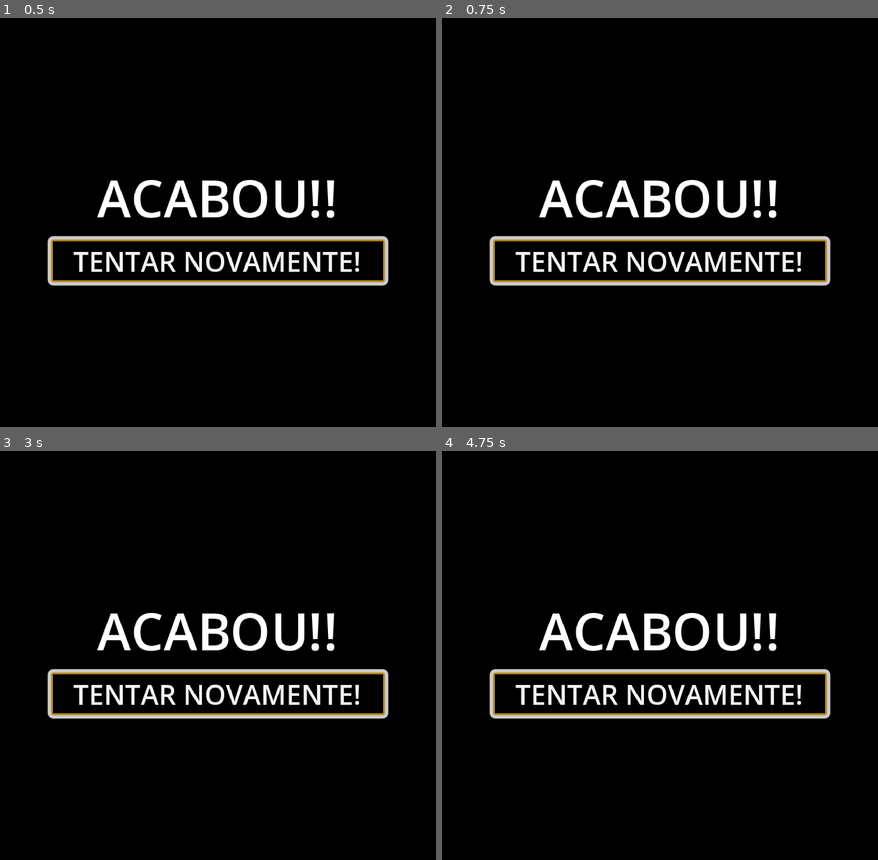
Above: before the commit, frames 1-4 (two rows, left to right).
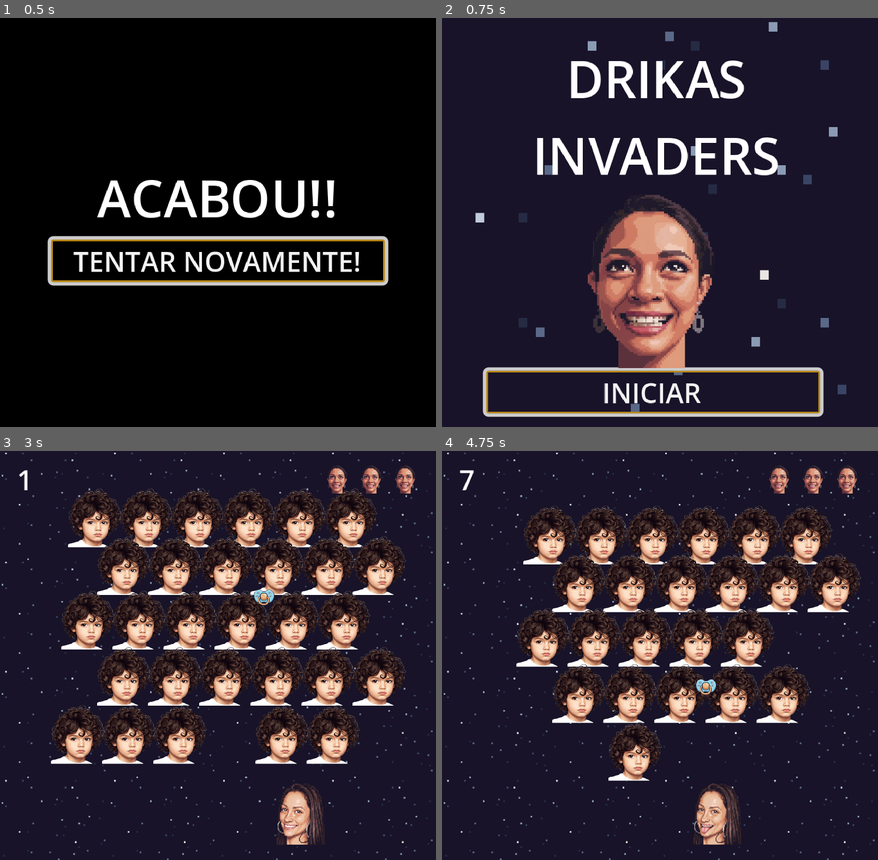
Above: after the commit, the same moments.

Repository: hileydson/Drikas-Invaders
Game: Godot game, scene res://ui/game_over/game_over.tscn
The game is run twice, just before and just after one commit, with the same random seed, the same clock (stepped at 60 frames per second) and the same inputs. This scene is started directly instead of the project's main scene.
Inputs:
- Up to frame 1 (0.5 s): no input
- Up to frame 2 (0.75 s): click "TENTAR NOVAMENTE!" at 0.5 s
- Up to frame 3 (3 s): click "TENTAR NOVAMENTE!" (after the commit: "INICIAR") at 1.25 s; click "TENTAR NOVAMENTE!" (after the commit: "INICIAR") at 2 s; tap Enter (ui_accept) at 2.75, 2.85 s; hold Right (ui_right) from 2.78 s (still down)
- Up to frame 4 (4.75 s): tap Enter (ui_accept) at 3.02, 3.32, 3.6, 3.77, 4.07, 4.35 s; release Right (ui_right) at 3.53 s; hold Left (ui_left) 3.53-4.28 s; hold Right (ui_right) from 4.28 s (still down)

Frame 1 is identical in both runs. In frame 2, 100% of the frame differs, in the area x 0-100%, y 0-100%; in frame 3, 97%; in frame 4, 98%.

Commit message:
Ajuste para loop e sons

Diff:
--- a/SpaceInvaders-Godot-main/core/globals.gd
+++ b/SpaceInvaders-Godot-main/core/globals.gd
@@ -10,3 +10,6 @@
 func change_lives(diff: int):
 	lives += diff
 	Events.lives_changed.emit(lives)
+func reset():
+	lives = 3
+	points = 0
--- a/SpaceInvaders-Godot-main/elements/enemy_bullet/enemy_bullet.gd
+++ b/SpaceInvaders-Godot-main/elements/enemy_bullet/enemy_bullet.gd
@@ -1,4 +1,5 @@
 extends CharacterBody2D
+@onready var drika_1: AudioStreamPlayer = $Drika1
 
 var speed = 30.0
 
@@ -7,9 +8,11 @@
 	if collision:
 		var collider = collision.get_collider()
 		if collider.has_method("take_damage"):
+
 			collider.take_damage()
 		queue_free()
 
 
 func _on_visible_on_screen_notifier_2d_screen_exited():
+	#drika_1.play()
 	queue_free()
--- a/SpaceInvaders-Godot-main/elements/enemy_bullet/enemy_bullet.tscn
+++ b/SpaceInvaders-Godot-main/elements/enemy_bullet/enemy_bullet.tscn
@@ -1,7 +1,8 @@
-[gd_scene load_steps=4 format=3 uid="uid://dbry33qqots3s"]
+[gd_scene load_steps=5 format=3 uid="uid://dbry33qqots3s"]
 
 [ext_resource type="Script" uid="uid://cneeip85j7ola" path="res://elements/enemy_bullet/enemy_bullet.gd" id="1_1mxbv"]
 [ext_resource type="Texture2D" uid="uid://ceher51io5vfs" path="res://assets/chupeta.png" id="2_iumo1"]
+[ext_resource type="AudioStream" uid="uid://cd4dlv4vu43e" path="res://assets/drika_1.mp3" id="2_l0oir"]
 
 [sub_resource type="CapsuleShape2D" id="CapsuleShape2D_qphd7"]
 radius = 1.0
@@ -12,6 +13,9 @@
 collision_layer = 0
 collision_mask = 2
 script = ExtResource("1_1mxbv")
+
+[node name="Drika1" type="AudioStreamPlayer" parent="."]
+stream = ExtResource("2_l0oir")
 
 [node name="Sprite2D" type="Sprite2D" parent="."]
 position = Vector2(4.7683716e-07, 0)
--- a/SpaceInvaders-Godot-main/elements/space_ship/space_ship.gd
+++ b/SpaceInvaders-Godot-main/elements/space_ship/space_ship.gd
@@ -1,6 +1,7 @@
 extends CharacterBody2D
 
 const ROCKET_SCENE = preload("res://elements/rocket/rocket.tscn")
+@onready var peido: AudioStreamPlayer = $"../Peido"
 
 const SPEED = 300.0
 
@@ -13,6 +14,7 @@
 	move_and_slide()
 
 func shot():
+	peido.play()
 	var rocket = ROCKET_SCENE.instantiate()
 	rocket.global_position = global_position + Vector2(0, -30)
 	add_child(rocket)
--- a/SpaceInvaders-Godot-main/game/game.gd
+++ b/SpaceInvaders-Godot-main/game/game.gd
@@ -4,6 +4,8 @@
 
 # Called when the node enters the scene tree for the first time.
 func _ready():
+
+	#get_tree().reload_current_scene()
 	Events.lives_changed.connect(func(lives): check_game_over())
 	Events.enemy_died.connect(check_game_over)
 
--- a/SpaceInvaders-Godot-main/game/game.tscn
+++ b/SpaceInvaders-Godot-main/game/game.tscn
@@ -1,15 +1,25 @@
-[gd_scene load_steps=8 format=3 uid="uid://cwhx8p57xtugw"]
+[gd_scene load_steps=10 format=3 uid="uid://cwhx8p57xtugw"]
 
-[ext_resource type="Script" path="res://game/game.gd" id="1_2fm81"]
+[ext_resource type="Script" uid="uid://cqmy6ub0hns57" path="res://game/game.gd" id="1_2fm81"]
 [ext_resource type="Texture2D" uid="uid://drnslwr1gira5" path="res://assets/Space_Stars2.png" id="1_6celb"]
 [ext_resource type="PackedScene" uid="uid://cfjyxcp501cx" path="res://ui/hud/hud.tscn" id="1_76xuu"]
 [ext_resource type="PackedScene" uid="uid://cew731ymy6cck" path="res://elements/space_ship/space_ship.tscn" id="2_kvvfx"]
+[ext_resource type="AudioStream" uid="uid://clg82k24luw5k" path="res://assets/sound1.mp3" id="2_l8g03"]
+[ext_resource type="AudioStream" uid="uid://clburspxl88ac" path="res://assets/peido.mp3" id="2_y36n6"]
 [ext_resource type="PackedScene" uid="uid://dybtgfdhf7ml4" path="res://elements/wall/wall.tscn" id="3_gr16u"]
 [ext_resource type="PackedScene" uid="uid://f1c2mo3r7snn" path="res://elements/enemy_group/enemy_group.tscn" id="4_de5wo"]
 [ext_resource type="PackedScene" uid="uid://dbry33qqots3s" path="res://elements/enemy_bullet/enemy_bullet.tscn" id="5_7u0ar"]
 
 [node name="Game" type="Node2D"]
 script = ExtResource("1_2fm81")
+
+[node name="Sound1" type="AudioStreamPlayer" parent="."]
+stream = ExtResource("2_l8g03")
+volume_db = -12.404
+autoplay = true
+
+[node name="Peido" type="AudioStreamPlayer" parent="."]
+stream = ExtResource("2_y36n6")
 
 [node name="HUD" parent="." instance=ExtResource("1_76xuu")]
 
--- a/SpaceInvaders-Godot-main/ui/game_over/game_over.gd
+++ b/SpaceInvaders-Godot-main/ui/game_over/game_over.gd
@@ -1,11 +1,15 @@
 extends CanvasLayer
 
 @onready var button: Button = $MarginContainer/VBoxContainer/Button
+@onready var drika_2: AudioStreamPlayer = $Drika2
 
 
 func _on_button_pressed():
-	get_tree().reload_current_scene()
+	#get_tree().reload_current_scene()
+	get_tree().change_scene_to_file("res://ui/start_game/start_game.tscn")
 
 
 func _on_ready() -> void:
+	drika_2.play()
+	#await get_tree().create_timer(2.0).timeout
 	button.grab_focus()
--- a/SpaceInvaders-Godot-main/ui/game_over/game_over.tscn
+++ b/SpaceInvaders-Godot-main/ui/game_over/game_over.tscn
@@ -1,7 +1,9 @@
-[gd_scene load_steps=5 format=3 uid="uid://cwr53umh4a2js"]
+[gd_scene load_steps=7 format=3 uid="uid://cwr53umh4a2js"]
 
 [ext_resource type="Script" uid="uid://cugdh2tascxll" path="res://ui/game_over/game_over.gd" id="1_xgqeb"]
+[ext_resource type="AudioStream" uid="uid://clburspxl88ac" path="res://assets/peido.mp3" id="2_4cp6t"]
 [ext_resource type="Texture2D" uid="uid://drnslwr1gira5" path="res://assets/Space_Stars2.png" id="2_5nexe"]
+[ext_resource type="AudioStream" uid="uid://cwsaqb307nk34" path="res://assets/drika_2.mp3" id="3_6lpyu"]
 
 [sub_resource type="StyleBoxFlat" id="StyleBoxFlat_lisxc"]
 bg_color = Color(0.6, 0.6, 0.6, 0)
@@ -14,8 +16,14 @@
 [sub_resource type="StyleBoxFlat" id="StyleBoxFlat_7q6wb"]
 bg_color = Color(0.729412, 0.533333, 0.0862745, 1)
 
-[node name="GameOver" type="CanvasLayer"]
+[node name="GameOver2" type="CanvasLayer"]
 script = ExtResource("1_xgqeb")
+
+[node name="Peido" type="AudioStreamPlayer" parent="."]
+stream = ExtResource("2_4cp6t")
+
+[node name="Drika2" type="AudioStreamPlayer" parent="."]
+stream = ExtResource("3_6lpyu")
 
 [node name="SpaceStars2" type="Sprite2D" parent="."]
 position = Vector2(120.99994, 110)
--- a/SpaceInvaders-Godot-main/ui/start_game/start_game.gd
+++ b/SpaceInvaders-Godot-main/ui/start_game/start_game.gd
@@ -1,11 +1,15 @@
 extends CanvasLayer
 
 @onready var button: Button = $VBoxContainer/Button
+@onready var sound_0: AudioStreamPlayer = $Sound0
+@onready var drika_2: AudioStreamPlayer = $Drika2
 
 
 func _on_button_pressed():
+	drika_2.play()
 	get_tree().change_scene_to_file("res://game/game.tscn")
 
 
 func _on_ready() -> void:
+	Globals.reset()
 	button.grab_focus()
--- a/SpaceInvaders-Godot-main/ui/start_game/start_game.tscn
+++ b/SpaceInvaders-Godot-main/ui/start_game/start_game.tscn
@@ -1,8 +1,10 @@
-[gd_scene load_steps=6 format=3 uid="uid://b6x6p6mbn1pys"]
+[gd_scene load_steps=8 format=3 uid="uid://b6x6p6mbn1pys"]
 
 [ext_resource type="Script" uid="uid://bl4tt31ma8ndy" path="res://ui/start_game/start_game.gd" id="1_rfoff"]
+[ext_resource type="AudioStream" uid="uid://ccycrbnl46sxw" path="res://assets/sound0.wav" id="2_3fqi7"]
 [ext_resource type="Texture2D" uid="uid://drnslwr1gira5" path="res://assets/Space_Stars2.png" id="2_3kawa"]
 [ext_resource type="Texture2D" uid="uid://bah388w12h7f8" path="res://assets/dri_tosca_1.png" id="2_k6a0g"]
+[ext_resource type="AudioStream" uid="uid://cwsaqb307nk34" path="res://assets/drika_2.mp3" id="3_bvnx8"]
 
 [sub_resource type="StyleBoxFlat" id="StyleBoxFlat_lisxc"]
 bg_color = Color(0.6, 0.6, 0.6, 0)
@@ -17,6 +19,12 @@
 
 [node name="GameOver" type="CanvasLayer"]
 script = ExtResource("1_rfoff")
+
+[node name="Sound0" type="AudioStreamPlayer" parent="."]
+stream = ExtResource("2_3fqi7")
+
+[node name="Drika2" type="AudioStreamPlayer" parent="."]
+stream = ExtResource("3_bvnx8")
 
 [node name="ColorRect" type="ColorRect" parent="."]
 anchors_preset = 15
Not shown, changed: SpaceInvaders-Godot-main/export_presets.cfg
Not shown, changed: godot-invaders.pck
